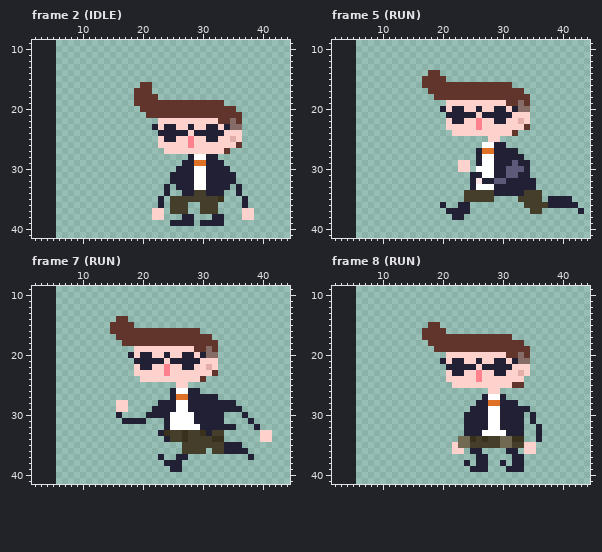
Pixel-art file: img/enemy.aseprite. The picture above is the old version.
48x54 pixels, 16 frames. Shown: frame 2 (IDLE): x 2..44, y 9..41; frame 5 (RUN): x 2..44, y 9..41; frame 7 (RUN): x 2..44, y 9..41; frame 8 (RUN): x 2..44, y 9..41. The old version is drawn lined up with the new one, on the new canvas. The commit also changed other frames, which this record leaves out.
Once edited:
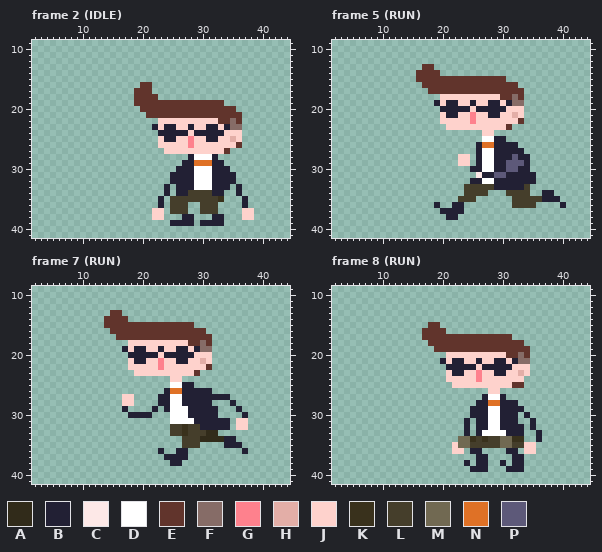
Palette (. is transparent): A #312b1a  B #222034  C #fde8e7  D #ffffff  E #61342c  F #866c67  G #fe818d  H #e3aea7  J #fed2cc  K #39311c  L #453e2b  M #716952  N #df7126  P #5d5979
Edits made:
canvas 48x54 -> 54x54, the old top-left corner now at 6,0
--- frame 2 (IDLE)
@@ x 24..33 @@
 27 JJJJJJJJJJ
-28 ....BDDBB.
-29 ...BBNNBBB
-30 ..BBBDDBBB
-31 .BBBBDDBBB
-32 .BBBBDDBBB
-33 B.BBBDDBBB
-34 B..BBLLBBB
+28 ....BDDDB.
+29 ...BBNNNBB
+30 ..BBBDDDBB
+31 .BBBBDDDBB
+32 .BBBBDDDBB
+33 B.BBBDDDBB
+34 B.BBLLLLBB
 35 .LLLLLLLLK
--- frame 5 (RUN)
@@ x 2..44 @@
 12 ...........................................
-13 ...........................................
-14 ................EE.........................
-15 ...............EEEE........................
-16 ...............EEEEEEEEEEEEEEE.............
+13 ...............EE..........................
+14 ..............EEEE.........................
+15 ..............EEEEEEEEEEEEEEE..............
+16 ...............EEEEEEEEEEEEEEEE............
 17 ................EEEEEEEEEEEEEEEE...........
-18 .................EEEEEEEEEEEEEEEE..........
-19 ...................JJJJJJJJJJEEFE..........
-20 ..................BJBBJJBJJBBJBFF..........
-21 ...................BBBBBJBBBBBJJJ..........
-22 ...................JBBJJGJJBBJJHJ..........
-23 ...................JJJJJGJJJJJJJE..........
-24 ....................JJJJJJJJJJE............
-25 ..........................JJ...............
-26 .........................DDBB..............
-27 ........................BNNBBBB............
-28 ........................BDDBBBBB...........
-29 .....................JJ.BDDBBBPBB..........
-30 .....................JJ.DDDBBPPPB..........
-31 .......................BBDDBBPPBB..........
-32 .......................BCBBPPBBBBB.........
-33 .......................BDDDBBBBBBB.........
-34 ......................LLLLLBBBBBLLL........
-35 ......................LLLLL....LLLL.BBBB...
-36 ..................B..BB.........LLLLBBBBB..
-37 ...................BBBB..........LL......B.
-38 ....................BB.....................
+18 ..................JJJJJJJJJJEEFE...........
+19 .................BJBBJJBJJBBJBFF...........
+20 ..................BBBBBJBBBBBJJJ...........
+21 ..................JBBJJGJJBBJJHJ...........
+22 ..................JJJJJGJJJJJJJE...........
+23 ...................JJJJJJJJJJE.............
+24 .........................JJ................
+25 .........................DDBB..............
+26 ........................BNNBBBB............
+27 ........................BDDBBBBB...........
+28 .....................JJ.BDDBBBPBB..........
+29 .....................JJ.BDDBBPPPB..........
+30 .......................BBDDBBPPBB..........
+31 ........................CBBPPBBBBB.........
+32 .......................BBDDBBBBBBB.........
+33 ......................LLLLLBBBBBL..........
+34 ......................LLLL...LLLL..BB......
+35 .....................LLL......LLLLLBBB.....
+36 .................B..BB........LLLL....B....
+37 ..................BBBB.....................
+38 ...................BB......................
 39 ...........................................
--- frame 7 (RUN)
@@ x 2..44 @@
 12 ...........................................
-13 ...........................................
-14 ..............EE...........................
-15 .............EEEE..........................
-16 .............EEEEEEEEEEEEEEE...............
+13 .............EE............................
+14 ............EEEE...........................
+15 ............EEEEEEEEEEEEEEE................
+16 .............EEEEEEEEEEEEEEEE..............
 17 ..............EEEEEEEEEEEEEEEE.............
-18 ...............EEEEEEEEEEEEEEEE............
-19 .................JJJJJJJJJJEEFE............
-20 ................BJBBJJBJJBBJBFF............
-21 .................BBBBBJBBBBBJJJ............
-22 .................JBBJJGJJBBJJHJ............
-23 .................JJJJJGJJJJJJJE............
-24 ..................JJJJJJJJJJE..............
-25 ........................JJ.................
-26 .......................BDDBB...............
-27 .......................BNNBBBBB............
-28 ..............JJ.....BBBDDBBBBBBBB.........
-29 ..............JJ....BBBBDDBBBBBBBBB........
-30 ..............B....BBBBDDDDBBBBB...B.......
-31 ...............BBBB...BDDDDBBBBB....B......
-32 ......................BDDDDDBBBBBB...B.....
-33 .....................BKLLKLLKBLL......JJ...
-34 ......................BLLKLLLLKK......JJ...
-35 .........................LLLLLLLBBB........
-36 .........................LLLL.LLBBBB.......
-37 .....................B..BB..........B......
-38 ......................BBB..................
-39 .......................BB..................
+18 ................JJJJJJJJJJEEFE.............
+19 ...............BJBBJJBJJBBJBFF.............
+20 ................BBBBBJBBBBBJJJ.............
+21 ................JBBJJGJJBBJJHJ.............
+22 ................JJJJJGJJJJJJJE.............
+23 .................JJJJJJJJJJE...............
+24 .......................JJ..................
+25 .......................DDBB................
+26 ......................BNNBBBBB.............
+27 ...............JJ....BBDDBBBBBBBB..........
+28 ...............JJ....BBDDBBBBB...B.........
+29 ...............B....B.BDDDBBBBB...B........
+30 ................BBBB...DDDBBBBB....B.......
+31 .......................DDDDBBBBBB.JJ.......
+32 .......................LLKLLBBBBB.JJ.......
+33 .......................LLKLLLAA............
+34 .........................LLLAAAABB.........
+35 .........................LLL....BBB........
+36 .....................B..BB.........B.......
+37 ......................BBBB.................
+38 .......................BB..................
+39 ...........................................
 40 ...........................................
--- frame 8 (RUN)
@@ x 22..38 @@
 28 ....BBNNBBB......
-29 ...BBBDDBBBBB....
-30 ..BBBBDDBBBB.B...
-31 ..BBBBDDBBBB.B...
-32 ..BBBBDDBBBB..B..
-33 ..BBBDDDDBBB..B..
+29 ...BBBDDBBBB.....
+30 ...BBBDDBBB.B....
+31 ..B.BBDDBBB..B...
+32 ..B.BBDDBBBB.B...
+33 ..B.BDDDDBBB..B..
 34 .MMKLKLLMMKK..B..
Pixel boxes of the changes (left, top, right, bottom) in both pictures:
changed: (176, 154, 212, 196)
changed: (416, 64, 584, 220)
changed: (104, 310, 272, 472)
changed: (518, 406, 542, 430)
erased: (464, 412, 476, 436)
